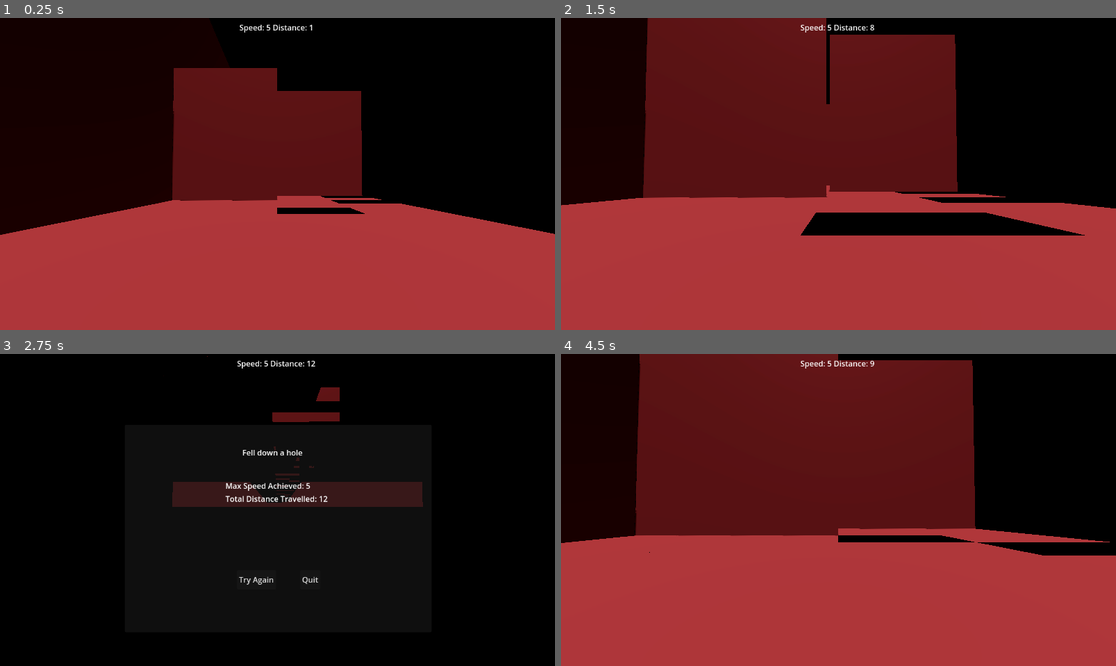
Above: before the commit, frames 1-4 (two rows, left to right).
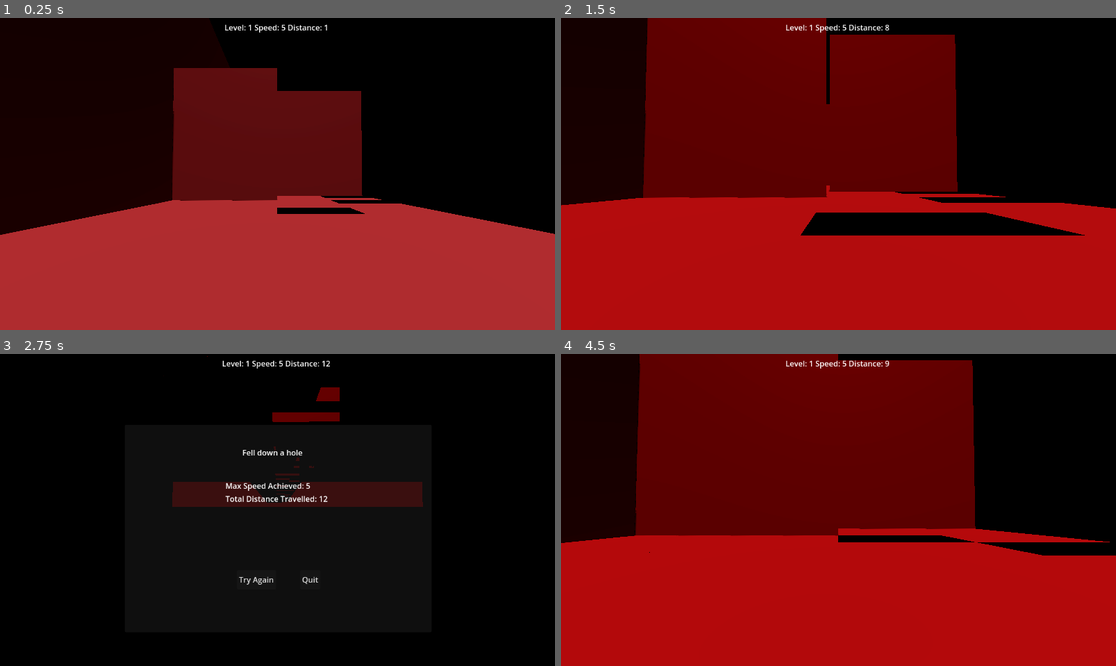
Above: after the commit, the same moments.

Repository: finalsabbath/3d-runner
Game: Godot game, scene res://scenes/world.tscn
Same seed, same stepped clock (60 frames per second), same inputs: the game is played once before the commit and once after it.
Inputs:
- Up to frame 1 (0.25 s): no input
- Up to frame 2 (1.5 s): hold Right (move_right) 0.53-1.28 s; tap Ctrl (slide) at 0.6, 1.35 s; tap Space (jump) at 0.77 s; hold Down (ui_down) from 1.28 s (still down)
- Up to frame 3 (2.75 s): tap Space (jump) at 1.52 s; release Down (ui_down) at 2.03 s; hold Right (move_right) from 2.03 s (still down); tap Ctrl (slide) at 2.1 s
- Up to frame 4 (4.5 s): release Right (move_right) at 2.75 s; click "Try Again" at 2.75 s; hold Up (ui_up) 3.53-4.28 s; tap Ctrl (slide) at 3.6, 4.35 s; tap Space (jump) at 3.77 s; hold Left (move_left) from 4.28 s (still down)

The runs differ from the first frame. In frame 1, 0.2% of the frame differs, in the area x 40-59%, y 2-5%; in frame 2, 39%; in frame 3, 0.2%; in frame 4, 41%, in the area x 0-100%, y 2-100%.

Commit message:
added levels that will pull from color and music track lists and change as distance changes

Diff:
--- a/3d-runner/globals/game_stats.gd
+++ b/3d-runner/globals/game_stats.gd
@@ -2,5 +2,7 @@
 
 const STARTING_SPEED: float = 5.0
 
+var current_level:int = 0
+var levels: Array
 var distance: float = 0
 var terrain_velocity: float = 5.0
--- a/3d-runner/scenes/terrain_controller.gd
+++ b/3d-runner/scenes/terrain_controller.gd
@@ -73,8 +73,6 @@
 		var new_obstacle = Obstacles.pick_random().instantiate()
 		new_obstacle.position.x = _get_obstacle_position(new_obstacle.type)
 		new_obstacle.position.z += i * 4
-		print("Added Obstacle : " + new_obstacle.obstacle_name)
-		print("X pos: " + str(new_obstacle.position.x ))
 		new_obstacle.add_to_group("death_blocks")
 		block.add_child(new_obstacle)
 
--- a/3d-runner/scenes/ui.gd
+++ b/3d-runner/scenes/ui.gd
@@ -8,6 +8,7 @@
 @onready var end_screen: Panel = $EndScreen
 @onready var end_reason: Label = %EndReason
 @onready var label: Label = $HBoxContainer/Label
+@onready var level_label: Label = %Level
 
 
 
@@ -16,6 +17,7 @@
 		await ready
 	distance.text = "Distance: " + str(snappedi(GameStats.distance,1))
 	speed.text = "Speed: " + str(snappedi(GameStats.terrain_velocity,1))
+	level_label.text = "Level: " + str(GameStats.current_level+1)
 
 
 func _on_try_again_pressed() -> void:
--- a/3d-runner/scenes/ui.tscn
+++ b/3d-runner/scenes/ui.tscn
@@ -20,6 +20,10 @@
 offset_right = 20.0
 offset_bottom = 40.0
 grow_horizontal = 2
+
+[node name="Level" type="Label" parent="HBoxContainer"]
+unique_name_in_owner = true
+layout_mode = 2
 
 [node name="Speed" type="Label" parent="HBoxContainer"]
 unique_name_in_owner = true
--- a/3d-runner/scenes/world.gd
+++ b/3d-runner/scenes/world.gd
@@ -1,7 +1,11 @@
 extends Node3D
 class_name World
 
+const NUM_LEVELS:int = 6
+const MUSIC_PATH: String = "res://assets/music/"
+
 @onready var world_environment: WorldEnvironment = $WorldEnvironment
+@onready var directional_light_3d: DirectionalLight3D = $DirectionalLight3D
 @onready var music: AudioStreamPlayer = $Music
 @onready var pulse_audio: AudioStreamPlayer3D = $Pulse
 @onready var ui: UI = $UI
@@ -9,14 +13,22 @@
 var pulse: float = 0.0
 var pulse_up: bool = true
 
+#Level arrays
+var colors: Array = [Color.RED,Color.ORANGE,Color.YELLOW,Color.GREEN,Color.BLUE,Color.INDIGO,Color.VIOLET]
+var music_tracks: Array = []
+
 func _ready() -> void:
 	_connect_signals()
+	_get_music_tracks(MUSIC_PATH)
+	_setup_levels()
+	_set_level()
 
 func _physics_process(delta: float) -> void:
 	#_pulse(delta)
 	var master_bus_volume = (AudioServer.get_bus_peak_volume_left_db(0,0) + AudioServer.get_bus_peak_volume_right_db(0,0)) / 2
-	print(master_bus_volume)
 	world_environment.environment.background_energy_multiplier = (30 + master_bus_volume) * (delta * 5) -1
+	_check_distance_milestones()
+	_update_environment()
 
 func _connect_signals() -> void:
 	EventBus.retry.connect(retry)
@@ -43,3 +55,33 @@
 func run_end(reason: String) -> void:
 	get_tree().paused = true
 	ui.show_end_screen(reason)
+
+func _check_distance_milestones() -> void:
+	if GameStats.distance > GameStats.levels[GameStats.current_level].END_DISTANCE:
+		GameStats.current_level += 1
+		_set_level()
+
+func _set_level() -> void:
+		music.stream = load(GameStats.levels[GameStats.current_level].MUSIC)
+		music.play()
+
+func _update_environment() -> void:
+	directional_light_3d.light_color = directional_light_3d.light_color.lerp(GameStats.levels[GameStats.current_level].COLOR, 0.01)
+
+func _setup_levels() -> void:
+	for i in range(NUM_LEVELS):
+		var new_level: Dictionary = {
+			"COLOR": colors[i],
+			"MUSIC": music_tracks[i],
+			"END_DISTANCE": 100 + (100*i^2)
+			}
+		GameStats.levels.append(new_level)
+
+
+func _get_music_tracks(target_path: String) -> void:
+	var dir = DirAccess.open(target_path)
+	for scene_path in dir.get_files():
+		if ".import" not in scene_path:
+			print("Loading music track: " + target_path + "/" + scene_path)
+			var new_path: String = target_path + "/" + scene_path
+			music_tracks.append(new_path)
--- a/3d-runner/scenes/world.tscn
+++ b/3d-runner/scenes/world.tscn
@@ -4,7 +4,7 @@
 [ext_resource type="PackedScene" uid="uid://dy7246qt6328y" path="res://scenes/player.tscn" id="2_qfnet"]
 [ext_resource type="PackedScene" uid="uid://0sprg6vnoira" path="res://scenes/terrain_controller.tscn" id="2_rwgxs"]
 [ext_resource type="PackedScene" uid="uid://b001uqla7yi5b" path="res://scenes/ui.tscn" id="3_4wyf3"]
-[ext_resource type="AudioStream" uid="uid://b6chy4dblnhb" path="res://assets/Sketchbook 2024-08-07.ogg" id="4_71j4m"]
+[ext_resource type="AudioStream" uid="uid://b6chy4dblnhb" path="res://assets/music/Sketchbook 2024-08-07.ogg" id="4_71j4m"]
 [ext_resource type="AudioStream" uid="uid://d2jfnqyxav07x" path="res://assets/Drone_doom.wav" id="4_k0juu"]
 [ext_resource type="PackedScene" uid="uid://c5qalmgsv6xta" path="res://scenes/wall1.tscn" id="7_i7141"]
 
Not shown, removed: 3d-runner/assets/Sketchbook 2024-08-07.ogg.import
Not shown, added: 3d-runner/assets/music/Sketchbook 2024-07-04.ogg.import
Not shown, added: 3d-runner/assets/music/Sketchbook 2024-07-07.ogg.import
Not shown, added: 3d-runner/assets/music/Sketchbook 2024-08-01.ogg.import
Not shown, added: 3d-runner/assets/music/Sketchbook 2024-08-07.ogg.import
Not shown, added: 3d-runner/assets/music/Sketchbook 2024-08-13.ogg.import
Not shown, added: 3d-runner/assets/music/Sketchbook 2024-08-21.ogg.import
Not shown, added: 3d-runner/assets/music/Sketchbook 2024-09-22.ogg.import
Not shown, added: 3d-runner/assets/music/Sketchbook 2024-07-04.ogg
Not shown, added: 3d-runner/assets/music/Sketchbook 2024-07-07.ogg
Not shown, added: 3d-runner/assets/music/Sketchbook 2024-08-01.ogg
Not shown, added: 3d-runner/assets/music/Sketchbook 2024-08-07.ogg
(and 3 more such lines)
